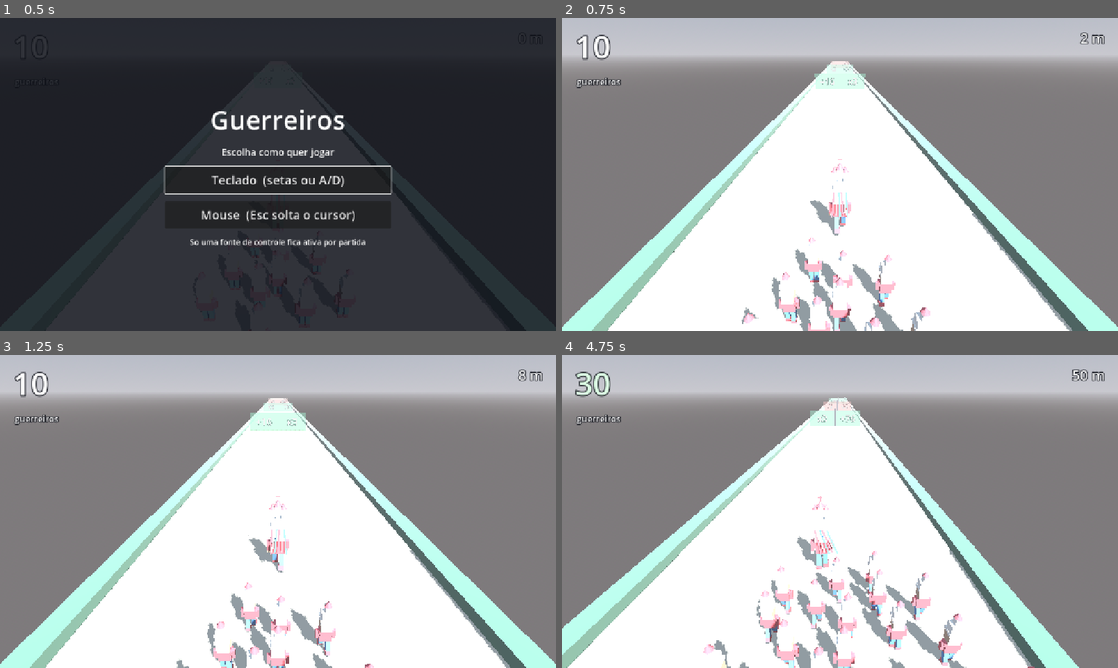
Above: before the commit, frames 1-4 (two rows, left to right).
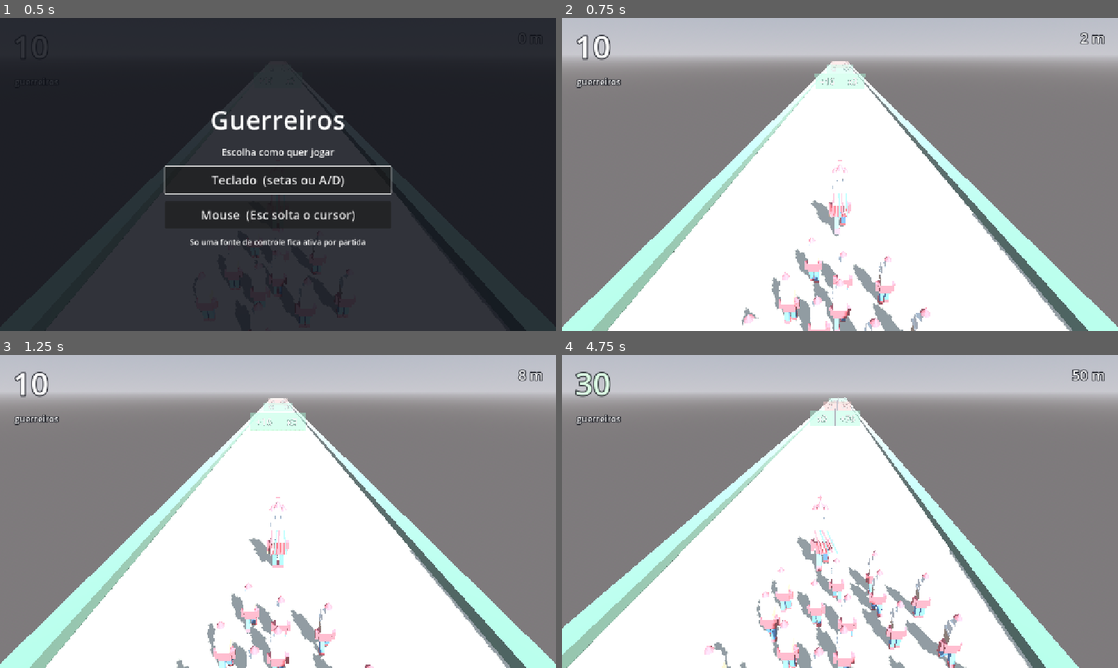
Above: after the commit, the same moments.

Repository: 3runorocha/COMP381-Projeto
Game: Godot game, scene res://scenes/Main.tscn
The game is run twice, just before and just after one commit, with the same random seed, the same clock (stepped at 60 frames per second) and the same inputs.
Inputs (mouse positions are in pixels of both pictures, inside the frame that each line leads up to):
- Up to frame 1 (0.5 s): no input
- Up to frame 2 (0.75 s): click "Teclado (setas ou A/D)" at 0.5 s
- Up to frame 3 (1.25 s): no input
- Up to frame 4 (4.75 s): tap Enter (ui_accept) at 1.25, 1.52, 2.27, 3.77, 4.52 s; move the mouse to (962, 495) at 1.27 s; hold Right (mover_direita) 1.28-2.03 s; click (962, 495) at 1.42 s; move the mouse to (728, 527) at 2.02 s; hold Left (mover_esquerda) 2.03-2.78 s; move the mouse to (895, 442) at 2.77 s; hold Right (mover_direita) 2.78-4.28 s; move the mouse to (812, 574) at 3.52 s; click (812, 574) at 3.67 s; move the mouse to (1006, 558) at 4.27 s; hold Left (mover_esquerda) from 4.28 s (still down)

Frame 1 is identical in both runs. In frame 2, 0.4% of the frame differs, in the area x 32-67%, y 45-100%; in frame 3, 0.6%; in frame 4, 1.2%, in the area x 25-85%, y 44-100%.

Commit message:
Ajustes da caminhada, e o cordao passa a acompanhar o lider
Quatro pontos levantados jogando.

Passada mais rapida parado: o piso da cadencia sobe de 2 para 3 passos por
segundo. Dois lia como arrastar o pe, nao como correr.

Salto menor parado: a altura passa a crescer com a velocidade, de 30 por
cento ate o tamanho cheio aos 40 de velocidade. Em alta ja estava bom, entao
so o inicio mudou.

Fases do cordao espalhadas por igual pelo ciclo. O passo fixo de 0.37 fazia
os corpos 0 e 11 cairem quase no mesmo ponto e andarem juntos. Aqui, ao
contrario da formacao, nao ha vantagem em razao aurea: o numero de corpos e
fixo, entao dividir o ciclo em partes iguais ja e o espacamento maximo.

E o bug de verdade: o cordao andava na cadencia de velocidade 12 enquanto o
lider acelerava. O script de caminhada achava o jogador por caminho
relativo, que no cordao apontava para o proprio modelo, e caia no valor
padrao. Passa a achar por grupo, via Comum.jogador(), que e a terceira vez
que caminho relativo morde este projeto, sempre em silencio.

Verificado: cadencia 3.0 parado e 7.0 em alta, salto de 0.0135 parado contra
0.045 cheio, zero fases coincidentes entre os 25, e o cordao lendo 52
quando o lider esta a 52.

Co-Authored-By: Claude Opus 5 <noreply@anthropic.com>

Diff:
--- a/scenes/jogador/Player.tscn
+++ b/scenes/jogador/Player.tscn
@@ -31,4 +31,3 @@
 
 [node name="Caminhada" type="Node3D" parent="Mestre"]
 script = ExtResource("4_passo")
-player_path = NodePath("../..")
--- a/scripts/jogador/caminhada.gd
+++ b/scripts/jogador/caminhada.gd
@@ -12,11 +12,12 @@
 ## guerreiros do cordao andam em passo identico e o grupo vira um desfile
 ## militar em vez de um cordao de folguedo.
 
-@export var player_path: NodePath = ^".."
 ## Quanto a perna abre, em graus, na frente e atras.
 @export var passada_graus: float = 26.0
-## Quanto o corpo sobe e desce a cada passo.
+## Quanto o corpo sobe e desce a cada passo, na velocidade cheia.
 @export var altura_do_salto: float = 0.045
+## Velocidade em que o salto chega ao tamanho cheio.
+@export var velocidade_do_salto_cheio: float = 40.0
 
 var _perna_esq: Node3D = null
 var _perna_dir: Node3D = null
@@ -28,7 +29,11 @@
 
 
 func _ready() -> void:
-    _player = get_node_or_null(player_path)
+    # Por grupo: este script roda tanto no mestre quanto nos 25 do cordao, e
+    # a distancia ate o jogador e diferente em cada um. Com caminho relativo,
+    # o cordao apontava para o proprio modelo, caia na velocidade padrao de 12
+    # e andava devagar enquanto o lider acelerava.
+    _player = Comum.jogador(get_tree())
     # Procura no PAI, nao em si mesmo: este no e um irmao das pecas do modelo,
     # nao o dono delas. Um no so pode ter um script, e o do modelo ja e o das
     # fitas, entao a caminhada vive num no a parte.
@@ -48,7 +53,8 @@
 func _process(delta: float) -> void:
     # Avanca em PASSOS, nao em segundos: assim acelerar aperta a passada em vez
     # de so aumentar o deslocamento, e a perna acompanha a corrida.
-    _ciclo += Comum.cadencia_passo(Comum.velocidade(_player)) * delta
+    var velocidade := Comum.velocidade(_player)
+    _ciclo += Comum.cadencia_passo(velocidade) * delta
 
     var angulo := TAU * (_ciclo + _fase) * 0.5
     var abertura := deg_to_rad(passada_graus) * sin(angulo)
@@ -58,8 +64,10 @@
         _perna_dir.rotation.x = -abertura
 
     # O modelo inteiro sobe duas vezes por ciclo, uma a cada pe que encosta.
+    # O salto cresce com a velocidade: parado, o mesmo salto lia como pulinho.
     if _corpo != null:
-        _corpo.position.y = _altura_base + altura_do_salto * absf(sin(angulo))
+        var forca := clampf(velocidade / velocidade_do_salto_cheio, 0.3, 1.0)
+        _corpo.position.y = _altura_base + altura_do_salto * forca * absf(sin(angulo))
 
 
 func _coletar(no: Node) -> void:
--- a/scripts/jogador/crowd_manager.gd
+++ b/scripts/jogador/crowd_manager.gd
@@ -55,7 +55,12 @@
         # cordao vira desfile militar em vez de folguedo.
         var caminhada := corpo.find_child("Caminhada", true, false)
         if caminhada != null:
-            caminhada.definir_fase(float(i) * 0.37)
+            # Espalhados por igual pelo ciclo. Aqui, ao contrario da formacao,
+            # nao ha vantagem em razao aurea: o numero de corpos e fixo, entao
+            # dividir o ciclo em partes iguais ja e o espacamento maximo
+            # possivel. Passo fixo de 0.37 fazia os corpos 0 e 11 cairem quase
+            # no mesmo ponto e andarem juntos.
+            caminhada.definir_fase(2.0 * float(i) / float(MAX_VISIVEL))
         _corpos.append(corpo)
 
     GameState.contagem_mudou.connect(_on_contagem_mudou)
--- a/scripts/nucleo/audio.gd
+++ b/scripts/nucleo/audio.gd
@@ -72,10 +72,7 @@
     if get_tree().paused:
         return
     if _player == null or not is_instance_valid(_player):
-        # Por grupo, nao por caminho. Caminho absoluto como /root/Main/Player
-        # quebra assim que a cena nao e a raiz, e falha em silencio: o passo
-        # simplesmente nunca toca e ninguem descobre por que.
-        _player = get_tree().get_first_node_in_group(&"jogador")
+        _player = Comum.jogador(get_tree())
         if _player == null:
             return
 
--- a/scripts/nucleo/comum.gd
+++ b/scripts/nucleo/comum.gd
@@ -52,4 +52,15 @@
 ## Mora aqui porque DUAS coisas dependem dela e precisam concordar: o som do
 ## passo e o giro da perna. Em copias separadas, o pe bateria fora do som.
 static func cadencia_passo(velocidade: float) -> float:
-    return clampf(velocidade / 5.0, 2.0, 7.0)
+    # Piso em 3, nao em 2: parado, dois passos por segundo lia como arrastar o
+    # pe, nao como correr.
+    return clampf(velocidade / 5.0, 3.0, 7.0)
+
+
+## O jogador, achado pelo grupo "jogador".
+##
+## Por grupo, nunca por caminho. Caminho relativo ja quebrou tres vezes neste
+## projeto, e sempre em silencio: o no e encontrado, mas e o errado, cai no
+## valor padrao e o bug aparece longe da causa.
+static func jogador(arvore: SceneTree) -> Node:
+    return arvore.get_first_node_in_group(&"jogador")
